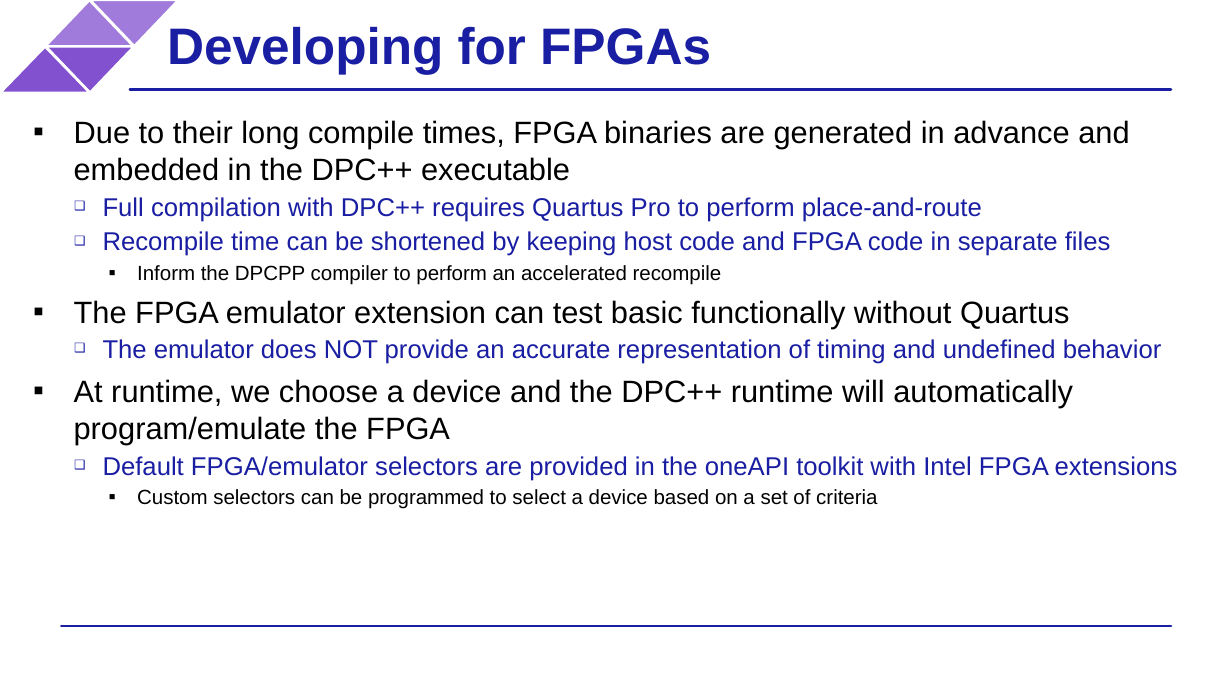
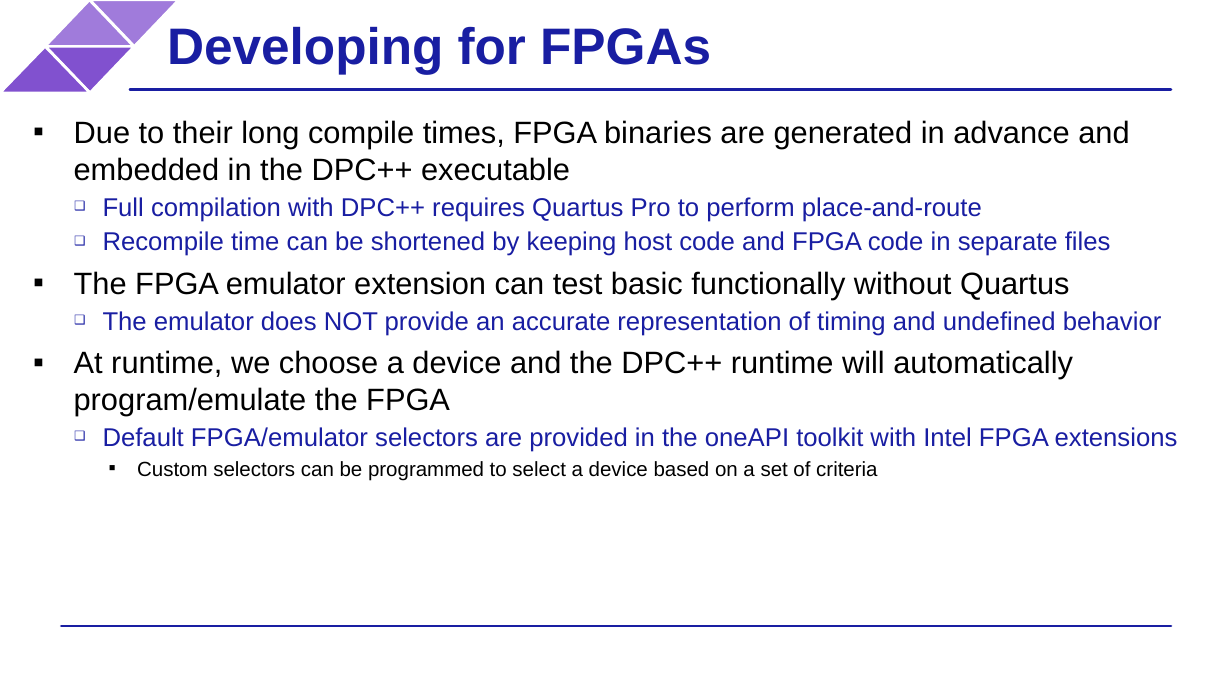
Before and after one commit to BenjaminMFindley/Reconfig-2-SYCL-DPCPP, a slide deck: slide 5 of Slides/SYCL_FPGA.pptx. Drawn at 1232x693 pixels with LibreOffice and Linux fonts; fonts in the diff are those of the drawing; background and template pictures are left out. Boxes give left, top, right and bottom in pixels: in the first picture for what was removed or moved away, otherwise in the second. Text is boxed around its words. In the diff, an @@ line names an element or a change of style, - is before the commit and + after.

```diff
--- a/Slides/SYCL_FPGA.pptx
+++ b/Slides/SYCL_FPGA.pptx
@@ text at (137,265,722,285): paragraph removed @@
-    ▪ Inform the DPCPP compiler to perform an accelerated recompile
```
Also in this commit, not shown: 5 other slides changed.
